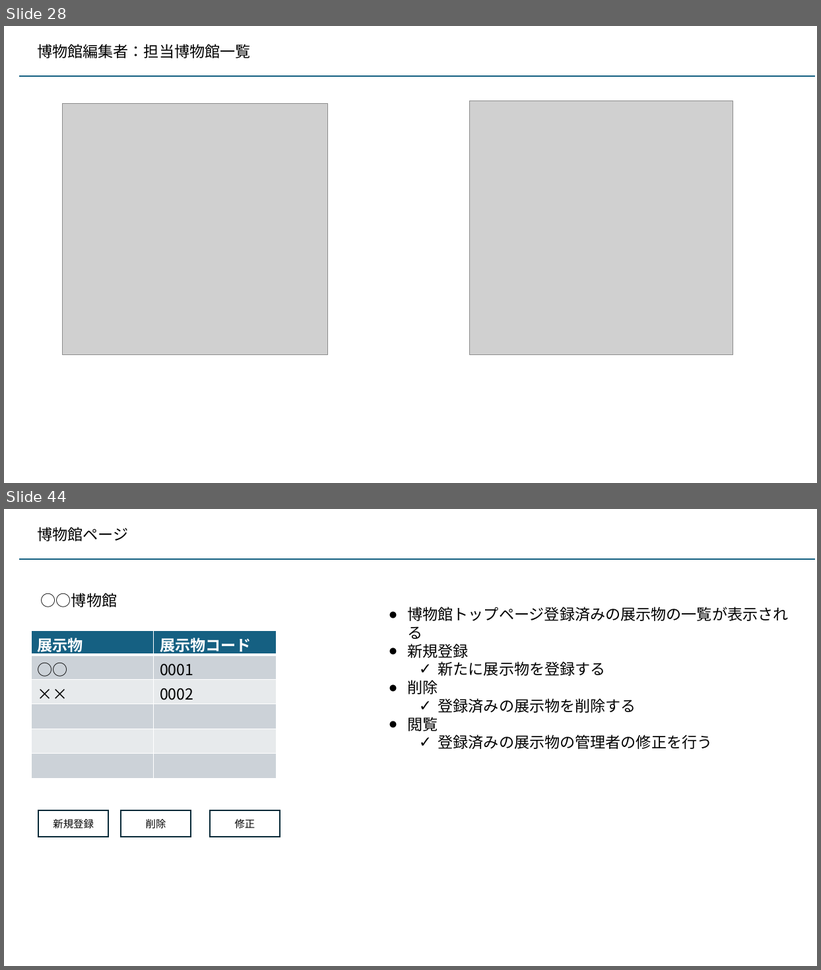
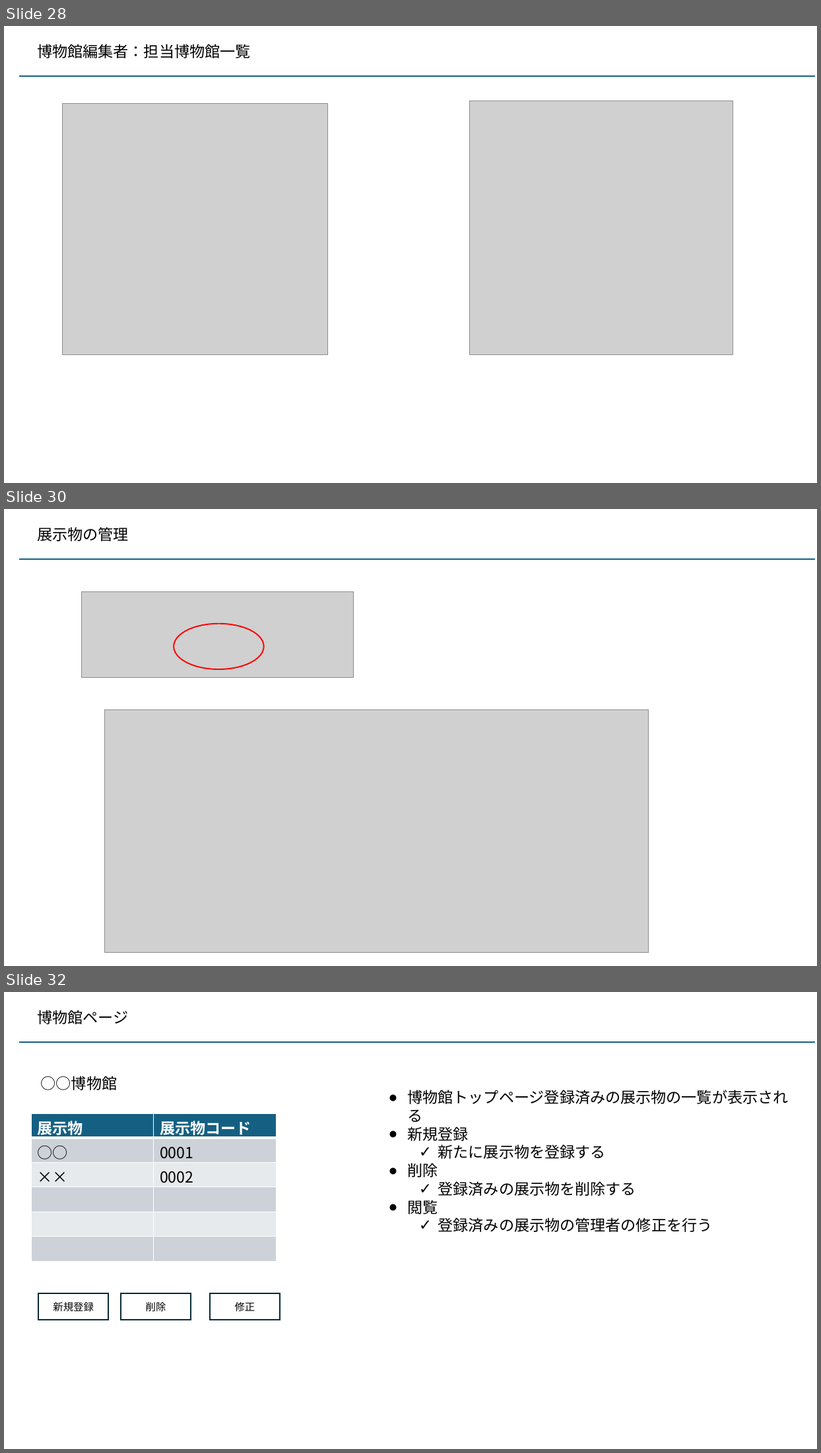
Before and after one commit to kaze-lab/museum_app_proj, a slide deck: 展示物アプリ仕様.pptx. Shown one above the other, each under a label of ours: slides 28 and 44 before the commit, slides 28, 30 and 32 after it; the slides between them are not shown. The pictures are 821x970 and 821x1453 pixels, drawn with LibreOffice and Linux fonts; fonts in the diff are those of the drawing; grey boxes stand for pictures. Boxes give left, top, right and bottom in pixels: in the first picture for what was removed or moved away, otherwise in the second. Text is boxed around its words. In the diff, an @@ line names an element or a change of style, - is before the commit and + after.

```diff
--- a/展示物アプリ仕様.pptx
+++ b/展示物アプリ仕様.pptx
@@ slide 30 added at (4,509,817,966), background #FFFFFF @@
@@ text added at (37,527,129,541), 18 pt, text #000000 @@
+展示物の管理
@@ line added from (19, 560) to (815, 560), #156082 1.5 pt @@
@@ picture added at (82,592,354,677) @@
@@ ellipse added at (174,624,264,669), outline #FF0000 1.5 pt @@
@@ picture added at (104,710,649,953) @@
@@ what was slide 44 is now slide 32 @@
```
Also in this commit, not shown: 1 slide changed, 2 other slides added, 15 slides removed, 2 other files.
